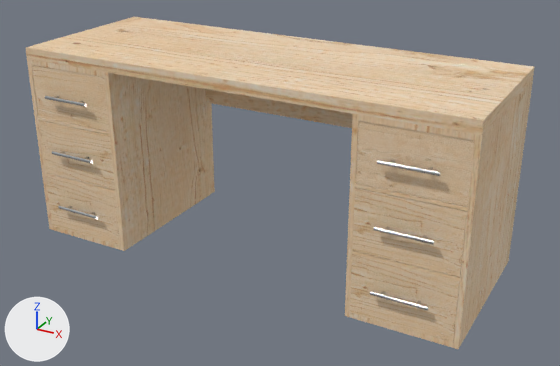
The FBX model Assets/Assets_Habitación/Escritorio.fbx as it was, and as the next commit left it.
Camera for both pictures: a 50 mm camera at (19.53, -26.64, 10.06) aimed at (7.41, -4.6, -0.95). Every picture has the same lights, and +X, +Y and +Z are marked at lower left.

Objects in the first picture: 'Cajon_1', 'Cajon_2.001', 'Cajon_3', 'Cajon_4', 'Cajon_5', 'Cajon_6', 'Cube.013'.
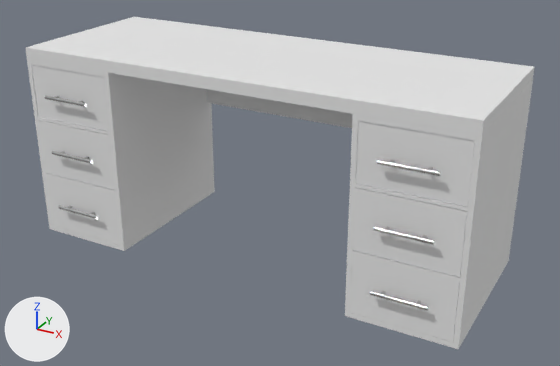
Pixel boxes [x1, y1, x2, y2] of what changed, in the pictures (560 x 366 px):
'Cube.013', recoloured: [26, 17, 535, 349] in both
'Cajon_4', recoloured: [356, 121, 475, 207] in both
'Cajon_5', recoloured: [352, 188, 467, 277] in both
'Cajon_6', recoloured: [350, 254, 460, 342] in both
'Cajon_1', recoloured: [32, 65, 110, 132] in both
'Cajon_2.001', recoloured: [38, 120, 115, 190] in both
'Cajon_3', recoloured: [46, 176, 120, 245] in both

What changed in the scene script:
```text
Add mat_spruce_wood:
    mat_spruce_wood = principled_material('Spruce wood')
    mat_spruce_wood.base_color = (0.8, 0.8, 0.8)  # white #e7e7e7
    mat_spruce_wood.roughness = 0.832
Change me_cylinder_010:
    where me_cylinder_010.from_pydata(...)  # 19 vertices, 14 faces; spans x 11.43..14.77, y -7.35..-1.51, z 0.94..2.87
    remove me_cylinder_010.materials.append(mat_material_114)
    add me_cylinder_010.materials.append(mat_spruce_wood)  # white #e7e7e7
Change me_cylinder_004:
    where me_cylinder_004.from_pydata(...)  # 20 vertices, 14 faces; spans x -1.1..2.24, y -7.37..-1.53, z -3.48..-1.39
    remove me_cylinder_004.materials.append(mat_material_120)
    add me_cylinder_004.materials.append(mat_spruce_wood)  # white #e7e7e7
Change me_cube_048:
    where me_cube_048.from_pydata(...)  # 88 vertices, 71 faces; spans x -1.3..14.9, y -7.4..-1.3, z -3.7..3.5
    remove me_cube_048.materials.append(mat_material_040)
    add me_cube_048.materials.append(mat_spruce_wood)  # white #e7e7e7
Change me_cylinder_012:
    where me_cylinder_012.from_pydata(...)  # 20 vertices, 14 faces; spans x 11.43..14.77, y -7.37..-1.53, z -3.48..-1.39
    remove me_cylinder_012.materials.append(mat_material_116)
    add me_cylinder_012.materials.append(mat_spruce_wood)  # white #e7e7e7
Change me_cylinder_011:
    where me_cylinder_011.from_pydata(...)  # 24 vertices, 15 faces; spans x -1.1..2.24, y -7.37..-1.53, z -1.27..0.8
    remove me_cylinder_011.materials.append(mat_material_119)
    add me_cylinder_011.materials.append(mat_spruce_wood)  # white #e7e7e7
Change me_cylinder_005:
    where me_cylinder_005.from_pydata(...)  # 20 vertices, 14 faces; spans x -1.1..2.24, y -7.35..-1.51, z 0.94..2.87
    remove me_cylinder_005.materials.append(mat_material_117)
    add me_cylinder_005.materials.append(mat_spruce_wood)  # white #e7e7e7
Change me_cylinder_014:
    where me_cylinder_014.from_pydata(...)  # 20 vertices, 14 faces; spans x 11.43..14.77, y -7.37..-1.53, z -1.27..0.8
    remove me_cylinder_014.materials.append(mat_material_115)
    add me_cylinder_014.materials.append(mat_spruce_wood)  # white #e7e7e7
```
